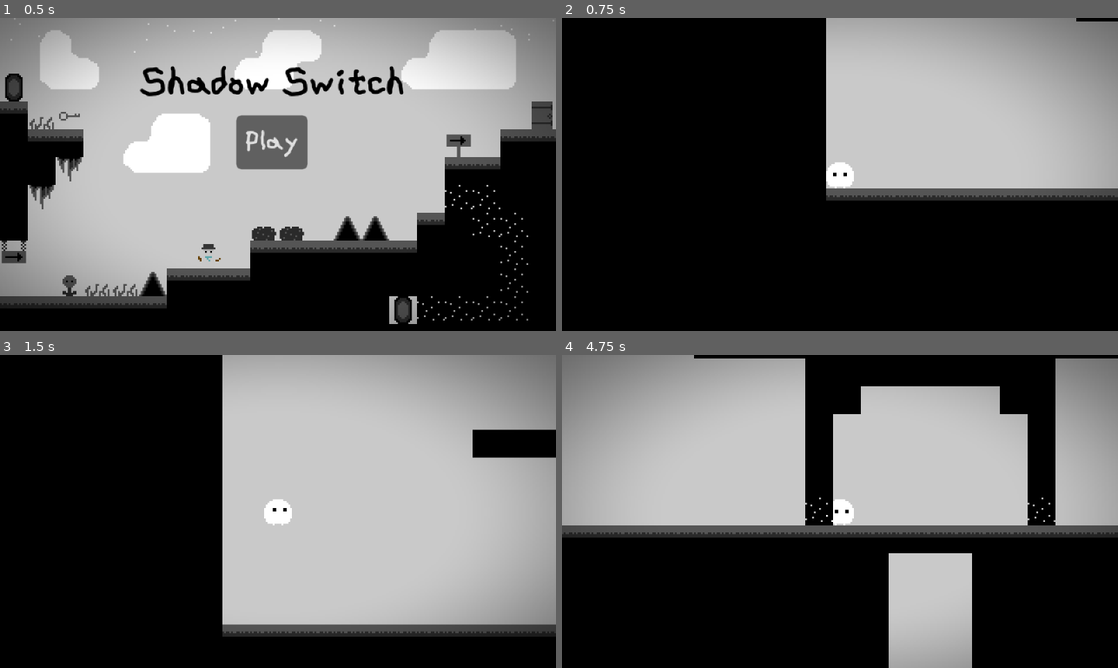
Above: before the commit, frames 1-4 (two rows, left to right).
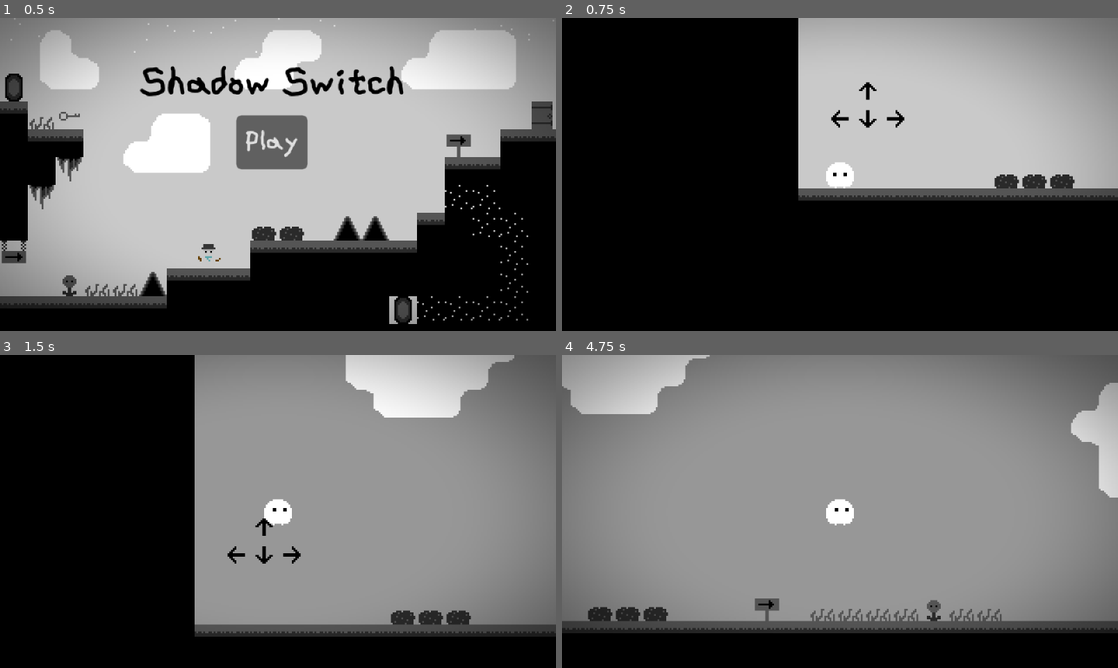
Above: after the commit, the same moments.

Repository: Shadow-Switch/Shadow-Switch
Game: Godot game, scene res://scenes/main.tscn
Two runs of this game, one before a commit and one after it. Both use one fixed random seed, a clock stepped at 60 frames per second and the inputs below.
Inputs:
- Up to frame 1 (0.5 s): no input
- Up to frame 2 (0.75 s): click "Play" at 0.5 s
- Up to frame 3 (1.5 s): tap Enter (ui_accept) at 1.25 s; hold D (move_right) from 1.28 s (still down); tap X (switch_dimension) at 1.35 s
- Up to frame 4 (4.75 s): tap W (jump) at 1.52, 2.27, 3.77, 4.52 s; tap X (switch_dimension) every 0.75 s from 2.1 to 4.35 s; release D (move_right) at 2.78 s; hold A (move_left) 2.78-3.53 s; hold D (move_right) from 3.53 s (still down)

Frame 1 is identical in both runs. In frame 2, 3.8% of the frame differs, in the area x 42-100%, y 0-59%; in frame 3, 56%; in frame 4, 90%, in the area x 0-100%, y 0-100%.
Error before the commit: Invalid assignment of property or key 'visible' with value of type 'bool' on a base object of type 'null instance'. (res://scripts/game.gd:21)

Commit message:
심심하다

Diff:
--- a/scripts/game.gd
+++ b/scripts/game.gd
@@ -2,7 +2,7 @@
 
 
 func _ready():
-	load_level("res://scenes/levels/3.tscn")
+	load_level("res://scenes/levels/1.tscn")
 	$Player.dimension_changed.connect(apply_dimension)
 
 func _process(_delta):
